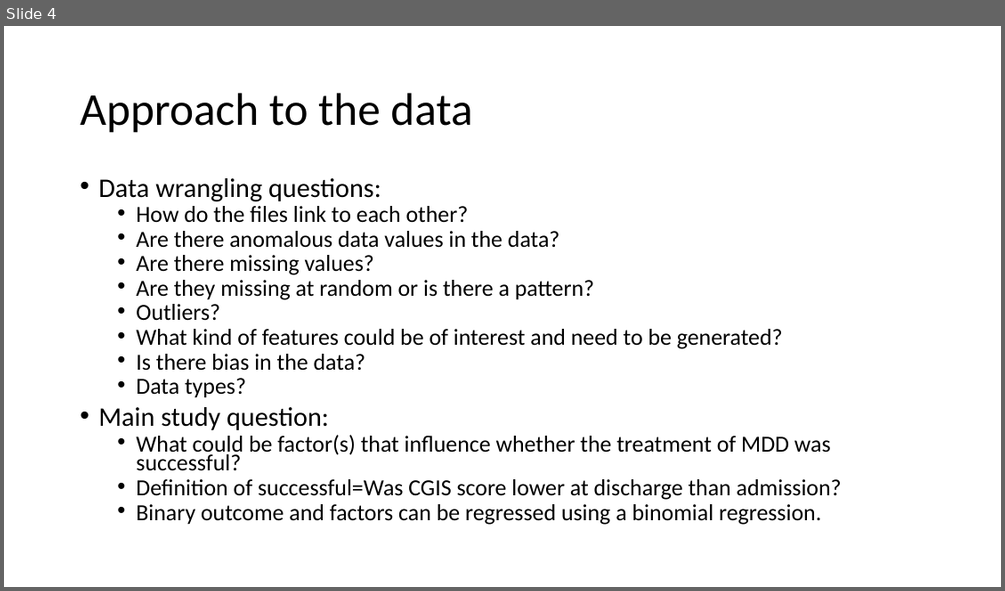
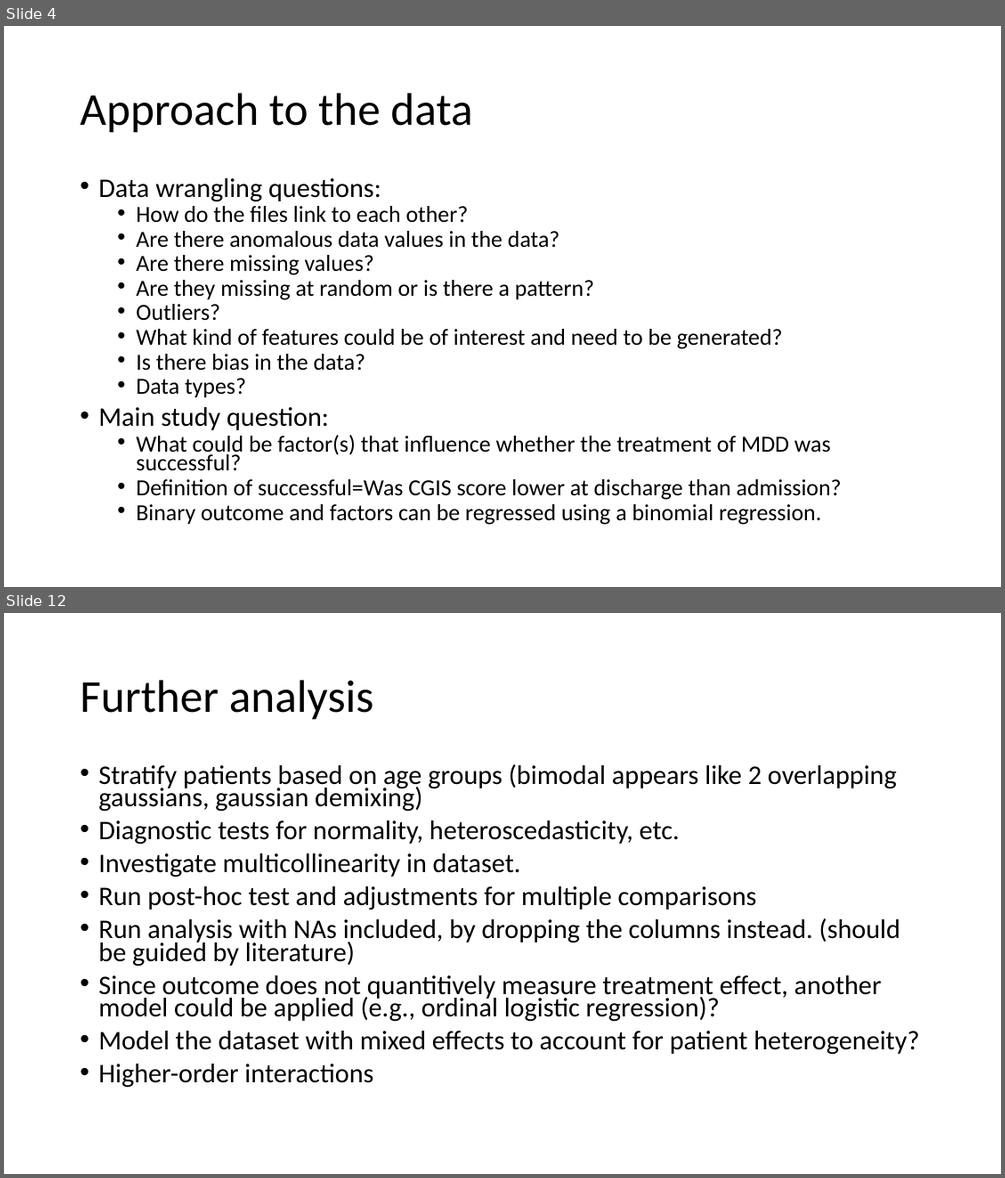
Before and after one commit to Seantok1990/rwe_tech_assignment, a slide deck: Presentation for Holmusk.pptx. Shown one above the other, each under a label of ours: slide 4 before the commit, slides 4 and 12 after it; the slides between them are not shown. The pictures are 1005x591 and 1005x1178 pixels, drawn with LibreOffice and Linux fonts; fonts in the diff are those of the drawing. Boxes give left, top, right and bottom in pixels: in the first picture for what was removed or moved away, otherwise in the second. Text is boxed around its words. In the diff, an @@ line names an element or a change of style, - is before the commit and + after.

```diff
--- a/Presentation for Holmusk.pptx
+++ b/Presentation for Holmusk.pptx
@@ slide 12 added at [4, 613, 1001, 1174], background #FFFFFF @@
@@ title added at [80, 680, 374, 720], 44 pt, text #000000 @@
+Further analysis
@@ text added at [98, 764, 919, 1087], 25.9 pt, text #000000 @@
+• Stratify patients based on age groups (bimodal appears like 2 overlapping gaussians, gaussian demixing)
+• Diagnostic tests for normality, heteroscedasticity, etc.
+• Investigate multicollinearity in dataset.
+• Run post-hoc test and adjustments for multiple comparisons
+• Run analysis with NAs included, by dropping the columns instead. (should be guided by literature)
+• Since outcome does not quantitively measure treatment effect, another model could be applied (e.g., ordinal logistic regression)?
+• Model the dataset with mixed effects to account for patient heterogeneity?
+• Higher-order interactions
```
Also in this commit, not shown: 3 slides changed, 7 other slides added, 1 slide removed, 1 other file.
